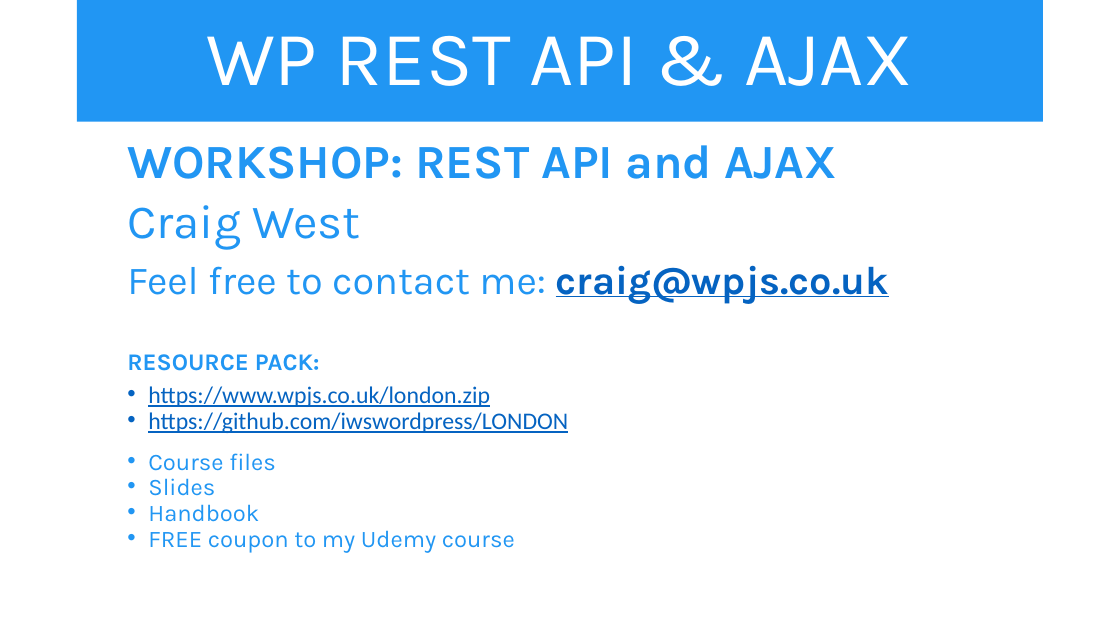
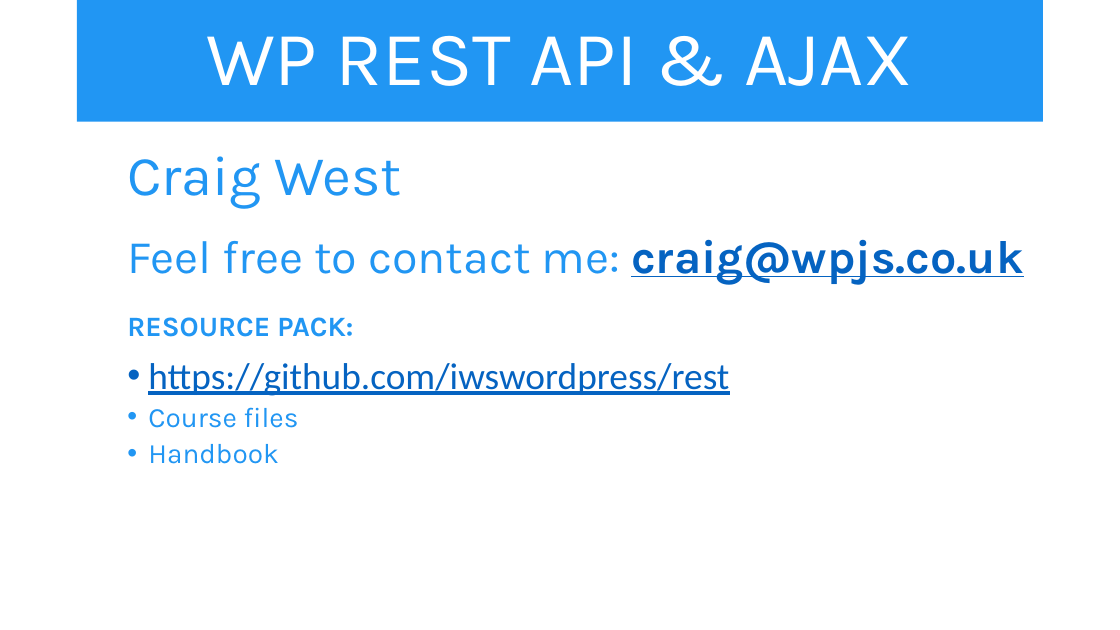
Before and after one commit to iwswordpress/rest, a slide deck: slide 1 of rest-api-workshop.pptx. Drawn at 1120x630 pixels with LibreOffice and Linux fonts; fonts in the diff are those of the drawing. Boxes give left, top, right and bottom in pixels: in the first picture for what was removed or moved away, otherwise in the second. Text is boxed around its words. In the diff, an @@ line names an element or a change of style, - is before the commit and + after.

```diff
--- a/rest-api-workshop.pptx
+++ b/rest-api-workshop.pptx
@@ text at <box>127,145,837,179</box>: paragraph removed @@
-  WORKSHOP: REST API and AJAX
@@ text at <box>127,156,1023,464</box>: size 40.8 to 48 pt in "Craig West"; size 34 to 40 pt in "Feel free to contact me: craig@wpjs.co.uk"; size 20.4 to 24 pt in "RESOURCE PACK:", "Course files", "Handbook"; line spacing 0.7 to 0.9 @@
@@ text at <box>148,363,729,396</box>: text changed; size 20.4 to 32 pt @@
-  • https://www.wpjs.co.uk/london.zip
-  • https://github.com/iwswordpress/LONDON
+  • https://github.com/iwswordpress/rest
@@ text at <box>148,478,215,496</box>: paragraph removed @@
-  • Slides
@@ text at <box>148,530,515,553</box>: paragraph removed @@
-  • FREE coupon to my Udemy course
```
Also in this commit, not shown: 20 other files.
